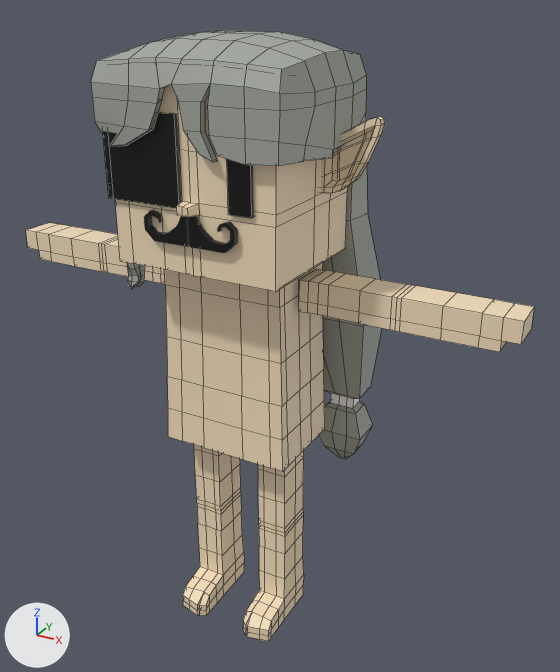
Renders of the FBX model mustachiorascals/fbx/a73c6bdd-3484-4317-b453-d427a20c55b7.fbx from each side of a commit.
Camera for both pictures: a camera (50 mm lens) standing at (0.0175, -0.0273, 0.0299) and looking at (0.0011, 0.0025, 0.015). The lights are fixed; the arrows at lower left show +X, +Y and +Z. Mesh edges are drawn as thin lines on the coarser meshes. Where no turn or scale is listed for an object, it has been applied to the vertices.

In view in the first picture: 'e_9', 'eye_2', 'h_twintails', 'm_millionaire', 'mustachio_arms', 'mustachio_body', 'mustachio_head', 'mustachio_legs'.
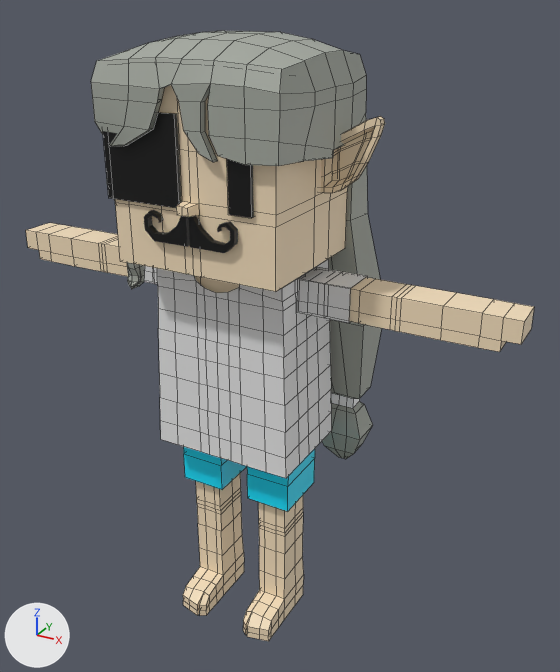
Pixel boxes [x1, y1, x2, y2] of what changed, in the pictures (560 x 672 px):
'c_shirt_1', added
    after: [157, 259, 332, 478]
'c_shorts', added (cyan)
    after: [183, 446, 315, 511]
'c_shirt_2', added
    after: [144, 266, 368, 323]
'mustachio_body', unchanged, covered by the edit
    before: [164, 262, 325, 472]
    after: [195, 276, 239, 293]

The change in detail:
Material 'upper_garment_1' (mat_upper_garment_1) is new.
Its base color is (0.8, 0.8, 0.8) (white #e7e7e7).
Material 'lower_garment' (mat_lower_garment) is new.
Its base color is (0.0, 0.749, 1.0) (cyan #00e0ff).
Mesh me_mesh_009 is new.
It has 230 vertices, 212 faces and spans x -0.00349..0.00349, y -0.0013..0.00353, z 0.00994..0.01894.
It uses material mat_upper_garment_1 (white #e7e7e7).
Mesh me_mesh_003_1 is new.
It has 32 vertices, 24 faces and spans x -0.003..0.003, y -0.00018..0.00265, z 0.00723..0.01232.
It uses material mat_lower_garment (cyan #00e0ff).
Mesh me_mesh_010 is new.
It has 24 vertices, 18 faces and spans x -0.00561..0.00561, y 0.00027..0.00209, z 0.01737..0.01893.
It uses material mat_upper_garment_1 (white #e7e7e7).
Object 'c_shirt_1' (ob_c_shirt_1) is new; it shows me_mesh_009.
Its location is (0.0, 0.0, 0.0).
Object 'c_shorts' (ob_c_shorts) is new; it shows me_mesh_003_1.
Its location is (0.0, 0.0, 0.0).
Object 'c_shirt_2' (ob_c_shirt_2) is new; it shows me_mesh_010.
Its location is (0.0, 0.0, 0.0).
